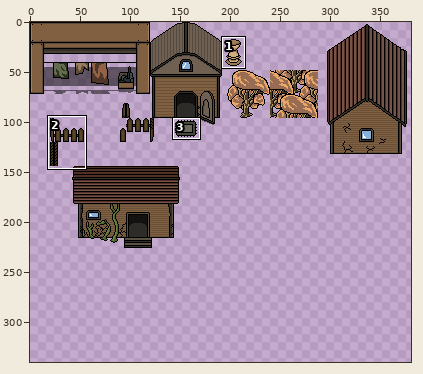
One commit to this sprite sheet: art/Tilesets/PyrsonBuild.png. Above: a wide view before the commit, with the close-up outlined.
Close-up. First the earlier version:
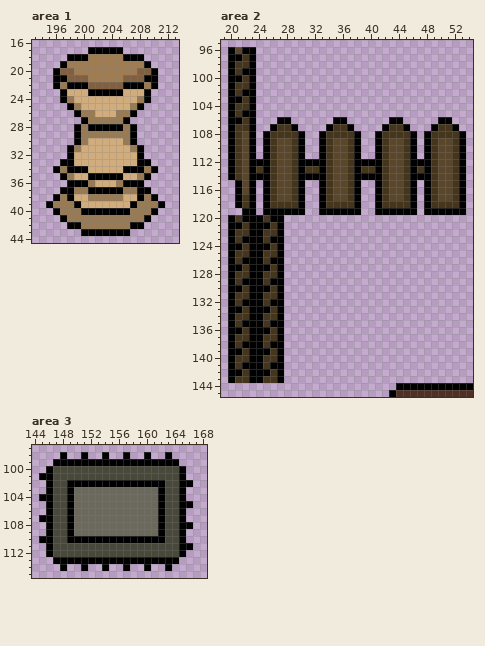
The file is 384x384 pixels. Colours within 5 levels of each other are drawn and written as one. Shown: area 1: x 193..213, y 16..44; area 2: x 19..54, y 95..145; area 3: x 144..168, y 97..115. The wide view leaves out empty margins. The commit also changed other parts of the picture, which this record leaves out.
After:
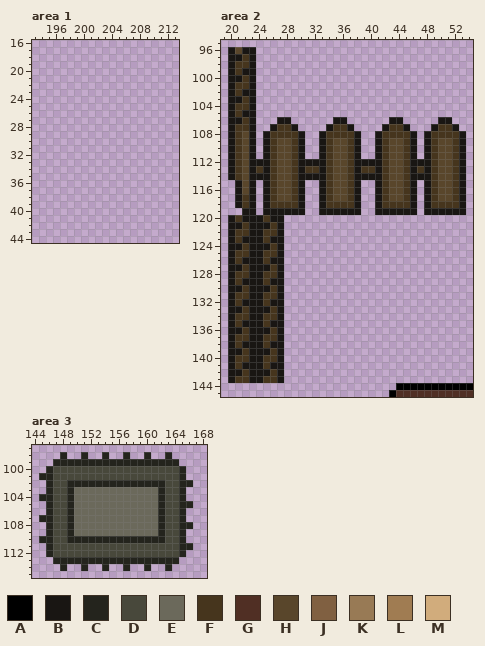
Palette (. is transparent): A #000000  B #191613  C #24241d  D #48483b  E #6b695b  F #46351d  G #502f24  H #59462b  J #806041  K #987a55  L #a07c52  M #d1ac7c
Change:
Changed rows in their new state; - is an unchanged pixel.
Area 1:
first column x 195:
17 ------.....------
18 ---...........---
19 --.............--
20 -...............-
21 -...............-
22 -...............-
23 --.............--
24 --.............--
25 ---...........---
26 ----.........----
27 -----.......-----
28 ----.........----
29 ----.........----
30 ----.........----
31 ---...........---
32 ---...........---
33 --.............--
34 -...............-
35 --.............--
36 ---...........---
37 --.............--
38 -...............-
39 .................
40 -...............-
41 --.............--
42 ---...........---
43 -----.......-----
Area 2:
first column x 20:
 96 B-BB------------------------------
 97 BB-B------------------------------
 98 B--B------------------------------
 99 B-BB------------------------------
100 BB-B------------------------------
101 B--B------------------------------
102 B-BB------------------------------
103 BB-B------------------------------
104 B--B------------------------------
105 B-BB------------------------------
106 BB-B---BB------BB------BB-----BB--
107 B--B--B--B----B--B----B--B---B--B-
108 B--B-B----B--B----B--B----B-B----B
109 B--B-B----B--B----B--B----B-B----B
110 B--B-B----B--B----B--B----B-B----B
111 B--B-B----B--B----B--B----B-B----B
112 B--BBB----BBBB----BBBB----BBB----B
113 B--B-B----B--B----B--B----B-B----B
114 B--BBB----BBBB----BBBB----BBB----B
115 -B-B-B----B--B----B--B----B-B----B
116 -B-B-B----B--B----B--B----B-B----B
117 -B-B-B----B--B----B--B----B-B----B
118 -B-B-B----B--B----B--B----B-B----B
119 --BB-BBBBBB--BBBBBB--BBBBBB-BBBBBB
120 B-BBB-BB--------------------------
121 BB-BBB-B--------------------------
122 B--BB--B--------------------------
123 B-BBB-BB--------------------------
124 BB-BBB-B--------------------------
125 B--BB--B--------------------------
126 B-BBB-BB--------------------------
127 BB-BBB-B--------------------------
128 B--BB--B--------------------------
129 B-BBB-BB--------------------------
130 BB-BBB-B--------------------------
131 B--BB--B--------------------------
132 B-BBB-BB--------------------------
133 BB-BBB-B--------------------------
134 B--BB--B--------------------------
135 B-BBB-BB--------------------------
136 BB-BBB-B--------------------------
137 B--BB--B--------------------------
138 B-BBB-BB--------------------------
139 BB-BBB-B--------------------------
140 B--BB--B--------------------------
141 B-BBB-BB--------------------------
142 BB-BBB-B--------------------------
143 B--BB--B--------------------------
Area 3:
first column x 145:
 98 ---C--C--C--C--C--C---
 99 --CCCCCCCCCCCCCCCCCC--
100 -C------------------C-
101 CC------------------C-
102 -C--CCCCCCCCCCCCCC--CC
103 -C--C------------C--C-
104 CC--C------------C--C-
105 -C--C------------C--CC
106 -C--C------------C--C-
107 CC--C------------C--C-
108 -C--C------------C--CC
109 -C--C------------C--C-
110 CC--CCCCCCCCCCCCCC--C-
111 -C------------------CC
112 -C------------------C-
113 --CCCCCCCCCCCCCCCCCC--
114 ---C--C--C--C--C--C---
